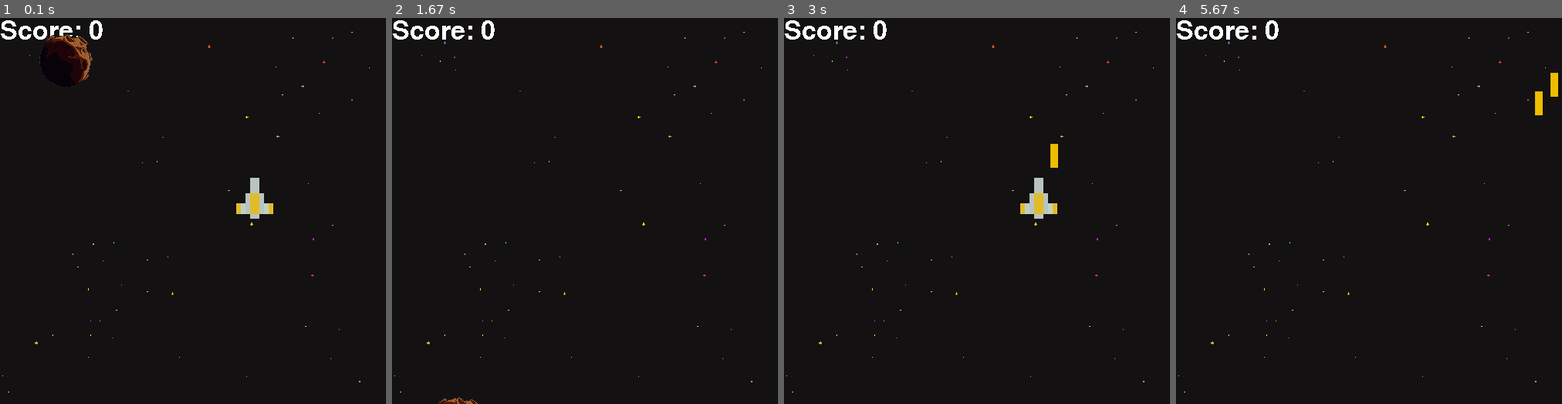
Above: before the commit, frames 1-4 (left to right).
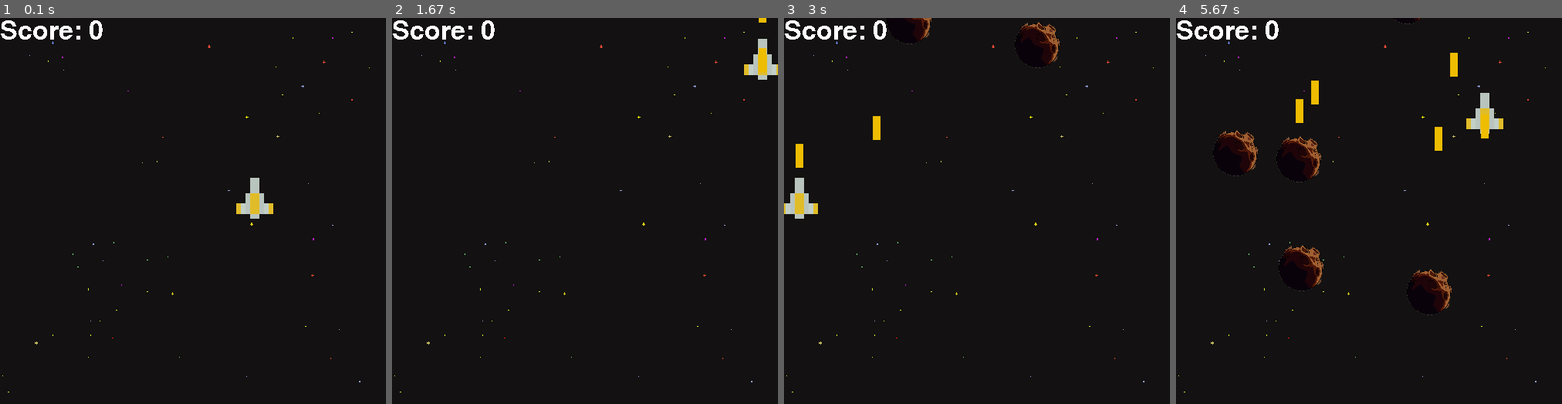
Above: after the commit, the same moments.

Repository: TheLast20/Pygame_Space_Batle
Game: pygame game, started from main.py
Two runs of this game, one before a commit and one after it. Both use one fixed random seed, a clock stepped at 60 frames per second and the inputs below.
Inputs:
- Up to frame 1 (0.1 s): no input
- Up to frame 2 (1.67 s): hold D 0.33-0.8 s; hold W 0.83-1.13 s; tap Space at 0.9, 1.23, 1.53 s; hold D 1.17-1.63 s
- Up to frame 3 (3 s): hold A 1.67-2.2 s; tap Space at 1.73, 2.03, 2.3, 2.63, 2.93 s; hold S 2.23-2.53 s; hold A 2.57-2.97 s
- Up to frame 4 (5.67 s): hold W 3-3.37 s; tap Space at 3.07, 3.47, 3.77, 4.13, 4.53, 4.83, 5.03, 5.33, 5.53 s; hold D 3.4-4.03 s; hold S 4.07-4.43 s; hold A 4.47-4.93 s; hold D 4.97-5.43 s; hold W from 5.47 s (still down)

The runs differ from the first frame. In frame 1, 0.4% of the frame differs, in the area x 10-24%, y 4-18%; in frame 2, 0.6%; in frame 3, 1.8%; in frame 4, 2.5%, in the area x 9-99%, y 0-77%.

Commit message:
Solution meteorite

Diff:
--- a/main.py
+++ b/main.py
@@ -1,4 +1,5 @@
-import pygame
+import pygame,random
+
 
 #---------------------------------------------------
 class Ships():
@@ -7,6 +8,10 @@
         self.y = None
         self.speed = None
         self.imagen = None
+        self.size = None
+
+
+
 
 
 class Player(Ships):
@@ -14,11 +19,25 @@
         super().__init__()
         self.x = 300
         self.y = 200
+
+        self.score = 0
+
         self.speed = 10
         self.speed_laser = -1
+
+        #Size
+        self.size = [60,60]
+        self.size_laser = [10,31]
+
+        #IMAGEN
         self.imagen = pygame.image.load("resources/pixel_ship_yellow.png").convert_alpha()
-        self.imagen = pygame.transform.scale(self.imagen,[60,60])
-        self.score = 0
+        self.imagen = pygame.transform.scale(self.imagen,self.size)
+
+        #IMAGEN LASER
+        self.imagen_shot = pygame.image.load("resources/pixel_laser_yellow.png").convert_alpha()
+        self.imagen_shot =pygame.transform.scale(self.imagen_shot,self.size_laser)
+
+
         self.lasers = []
 
     def shot(self):
@@ -34,16 +53,50 @@
 
 
 class Enemy(Ships):
-    def __init__(self,x,y):
+    def __init__(self):
         super().__init__()
-        self.speed = 5
+        self.level = 1
+        self.size = [60,60]
         self.imagen = pygame.image.load("resources/meteorite.png").convert_alpha()
-        self.imagen = pygame.transform.scale(self.imagen,[70,70])
-        self.x = x
-        self.y = y
+        self.imagen = pygame.transform.scale(self.imagen,self.size)
 
-    def move(self):
-        self.y += self.speed
+        self.meteorites = []
+
+    def move_meteorites(self):
+        self.speed = round(self.level + 1)
+        l = []
+        for meteoro in self.meteorites:
+            l.append([meteoro[0], meteoro[1] + self.speed])
+        self.meteorites = l[::]
+
+    def draw(self,screen):
+        for meteoro in self.meteorites:
+            screen.blit(self.imagen, [meteoro[0], meteoro[1]])
+
+
+    def create(self):
+        self.n1 = 5
+        self.n2 = 8
+
+        self.len_meteorite = random.randint(self.n1, self.n2)
+
+        self.L = []
+
+        for i in range(self.len_meteorite):
+            self.bandera = True
+            while self.bandera:
+                self.x = random.randint(0, 500 - self.size[0])
+                self.y = random.randint(-900, -320)
+
+                self.bandera = False
+                for i in self.L:
+                    rect1 = pygame.Rect(self.x, self.y, self.size[0], self.size[1])
+                    rect2 = pygame.Rect(i[0], i[1], self.size[0], self.size[1])
+                    self.cond = rect1.colliderect(rect2)
+                    self.bandera = self.bandera or self.cond
+            self.L.append([self.x,self.y])
+
+        self.meteorites = self.L[::]
 
 #---------------------------------------------------------------
 
@@ -64,9 +117,6 @@
 
 
 
-
-
-
 def main():
     pygame.init()
     size = [500,500]
@@ -74,7 +124,11 @@
     pygame.display.set_caption("Space_Batle")
 
     jugador = Player()
-    meteorite = Enemy(50,-10)
+    meteorite = Enemy()
+
+    meteorite.create()
+
+    print(meteorite.meteorites)
 
 
 
@@ -93,16 +147,16 @@
 
         keys = pygame.key.get_pressed()
 
-        if keys[pygame.K_w]:
+        if keys[pygame.K_w] and jugador.y + jugador.speed >0:
             jugador.y-= jugador.speed
 
-        if keys[pygame.K_s]:
+        if keys[pygame.K_s] and jugador.y + jugador.speed + jugador.size[1] - 10< size[1]:
             jugador.y += jugador.speed
 
-        if keys[pygame.K_a]:
+        if keys[pygame.K_a] and jugador.x + jugador.speed >0:
             jugador.x-= jugador.speed
 
-        if keys[pygame.K_d]:
+        if keys[pygame.K_d] and jugador.x + jugador.speed + jugador.size[0]-15< size[1]:
             jugador.x+= jugador.speed
 
 
@@ -110,23 +164,21 @@
 
 
         screen_update(screen,jugador.score)
-        meteorite.move()
+        meteorite.move_meteorites()
 
         jugador.move_shot()
 
         screen.blit(jugador.imagen,[jugador.x,jugador.y])
-        screen.blit(meteorite.imagen, [meteorite.x, meteorite.y])
+        meteorite.draw(screen)
 
         for i in jugador.lasers:
-            im = pygame.image.load("resources/pixel_laser_yellow.png").convert_alpha()
-            im = pygame.transform.scale(im,[10,31])
-            screen.blit(im, [i[0], i[1]])
+            screen.blit(jugador.imagen_shot, [i[0], i[1]])
 
         jugador.move_shot()
 
         pygame.display.update()
         clock.tick(60)
 
-
+#
 if __name__ == '__main__':
     main()
